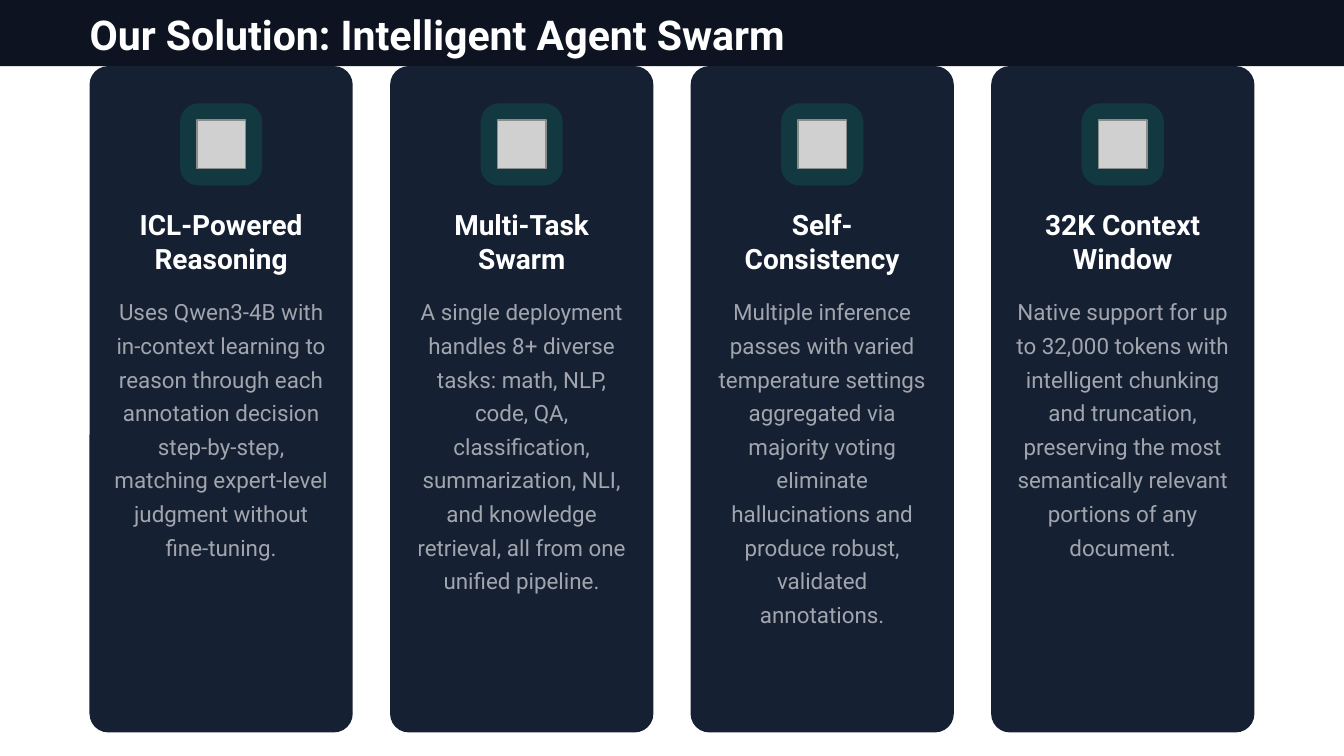
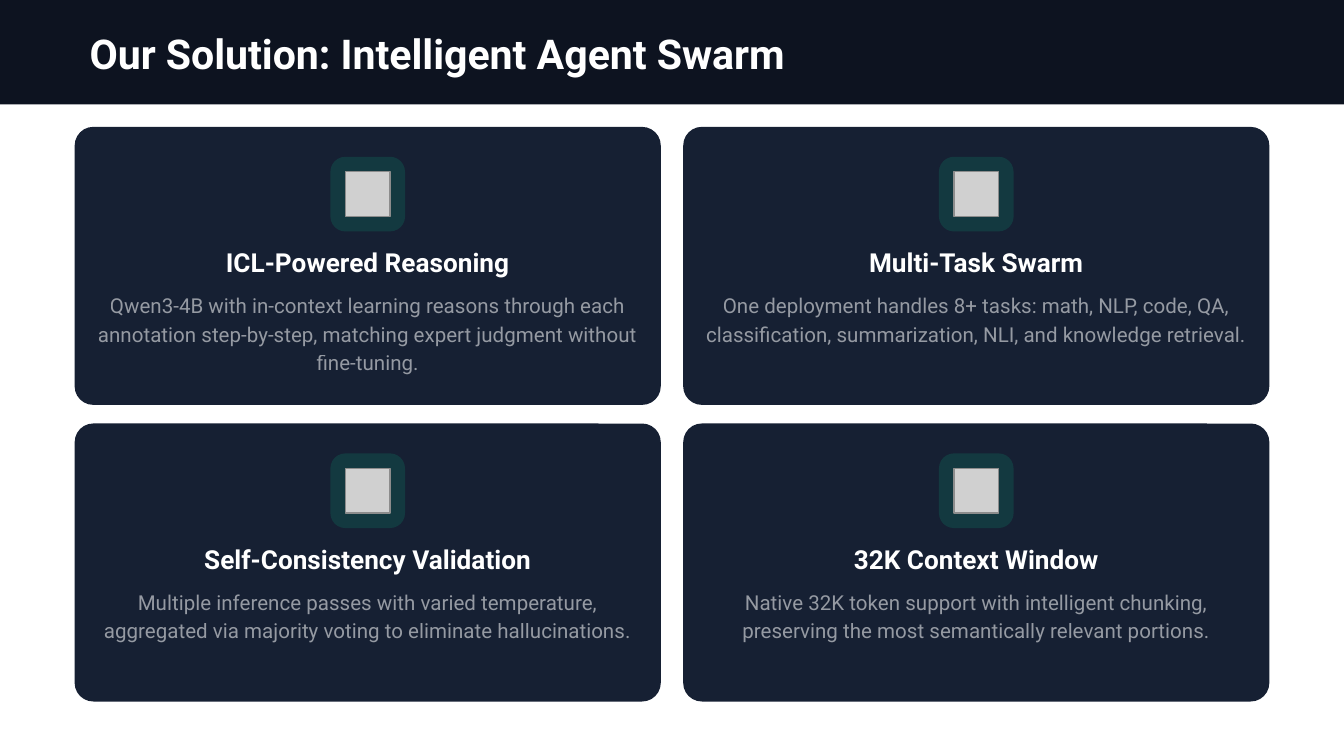
Before and after one commit to zan-maker/my-project, a slide deck: slide 3 of upload/cubiczan_agent_swarm.pptx. Drawn at 1344x756 pixels with LibreOffice and Linux fonts; fonts in the diff are those of the drawing; grey boxes stand for pictures. Boxes give left, top, right and bottom in pixels: in the first picture for what was removed or moved away, otherwise in the second. Text is boxed around its words. In the diff, an @@ line names an element or a change of style, - is before the commit and + after.

```diff
--- a/upload/cubiczan_agent_swarm.pptx
+++ b/upload/cubiczan_agent_swarm.pptx
@@ rectangle resized from (x1=0, y1=0, x2=1344, y2=66) to (x1=0, y1=0, x2=1344, y2=105) @@
@@ text "Our Solution: Intelligent Agent Swarm" moved from (x1=90, y1=19, x2=785, y2=59) to (x1=90, y1=38, x2=785, y2=78) @@
@@ rounded rectangle resized from (x1=90, y1=66, x2=353, y2=732) to (x1=75, y1=126, x2=661, y2=405) @@
@@ rounded rectangle resized from (x1=390, y1=66, x2=653, y2=732) to (x1=683, y1=126, x2=1269, y2=405) @@
@@ rounded rectangle resized from (x1=180, y1=103, x2=262, y2=185) to (x1=331, y1=157, x2=406, y2=233) @@
@@ picture resized from (x1=198, y1=120, x2=246, y2=168) to (x1=345, y1=172, x2=390, y2=216) @@
@@ rounded rectangle resized from (x1=481, y1=103, x2=563, y2=185) to (x1=939, y1=157, x2=1015, y2=233) @@
@@ picture resized from (x1=497, y1=120, x2=546, y2=168) to (x1=954, y1=172, x2=999, y2=216) @@
@@ text "ICL-Powered Reasoning" moved from (x1=140, y1=214, x2=303, y2=275) to (x1=226, y1=252, x2=509, y2=278) @@
@@ text "Multi-Task Swarm" moved from (x1=454, y1=214, x2=589, y2=270) to (x1=869, y1=252, x2=1084, y2=273) @@
@@ text at (x1=98, y1=297, x2=636, y2=374): text changed; size 12 to 11 pt; text colour #FFFFFF at 60% opacity to #FFFFFF at 55% opacity @@
-Uses Qwen3-4B with in-context learning to reason through each annotation decision step-by-step, matching expert-level judgment without fine-tuning.
+Qwen3-4B with in-context learning reasons through each annotation step-by-step, matching expert judgment without fine-tuning.
@@ text at (x1=706, y1=297, x2=1246, y2=346): text changed; size 12 to 11 pt; text colour #FFFFFF at 60% opacity to #FFFFFF at 55% opacity @@
-A single deployment handles 8+ diverse tasks: math, NLP, code, QA, classification, summarization, NLI, and knowledge retrieval, all from one unified pipeline.
+One deployment handles 8+ tasks: math, NLP, code, QA, classification, summarization, NLI, and knowledge retrieval.
@@ proportions changed in 8 elements at (x1=331, y1=157, x2=406, y2=233), (x1=939, y1=453, x2=1015, y2=528), (x1=939, y1=157, x2=1015, y2=233), (x1=331, y1=453, x2=406, y2=528), (x1=75, y1=126, x2=661, y2=405), (x1=683, y1=423, x2=1269, y2=702), (x1=683, y1=126, x2=1269, y2=405), (x1=75, y1=423, x2=661, y2=702) @@
@@ rounded rectangle resized from (x1=691, y1=66, x2=954, y2=732) to (x1=75, y1=423, x2=661, y2=702) @@
@@ rounded rectangle resized from (x1=991, y1=66, x2=1254, y2=732) to (x1=683, y1=423, x2=1269, y2=702) @@
@@ rounded rectangle resized from (x1=781, y1=103, x2=863, y2=185) to (x1=331, y1=453, x2=406, y2=528) @@
@@ picture resized from (x1=798, y1=120, x2=847, y2=168) to (x1=345, y1=468, x2=390, y2=512) @@
@@ rounded rectangle resized from (x1=1082, y1=103, x2=1164, y2=185) to (x1=939, y1=453, x2=1015, y2=528) @@
@@ picture resized from (x1=1098, y1=120, x2=1146, y2=168) to (x1=954, y1=468, x2=999, y2=512) @@
@@ text at (x1=204, y1=549, x2=530, y2=575): text changed; size 15 to 14 pt @@
-Self-Consistency
+Self-Consistency Validation
@@ size 15 to 14 pt; less space between paragraphs in 3 elements at (x1=226, y1=252, x2=509, y2=278), (x1=869, y1=252, x2=1084, y2=273), (x1=854, y1=549, x2=1098, y2=570) @@
@@ text "32K Context Window" moved from (x1=1045, y1=215, x2=1200, y2=270) to (x1=854, y1=549, x2=1098, y2=570) @@
@@ text at (x1=104, y1=594, x2=630, y2=643): text changed; size 12 to 11 pt; text colour #FFFFFF at 60% opacity to #FFFFFF at 55% opacity @@
-Multiple inference passes with varied temperature settings aggregated via majority voting eliminate hallucinations and produce robust, validated annotations.
+Multiple inference passes with varied temperature, aggregated via majority voting to eliminate hallucinations.
@@ text at (x1=742, y1=594, x2=1210, y2=643): text changed; size 12 to 11 pt; text colour #FFFFFF at 60% opacity to #FFFFFF at 55% opacity @@
-Native support for up to 32,000 tokens with intelligent chunking and truncation, preserving the most semantically relevant portions of any document.
+Native 32K token support with intelligent chunking, preserving the most semantically relevant portions.
```
Also in this commit, not shown: 4 other slides changed, 1 slide added, 8 other files.
